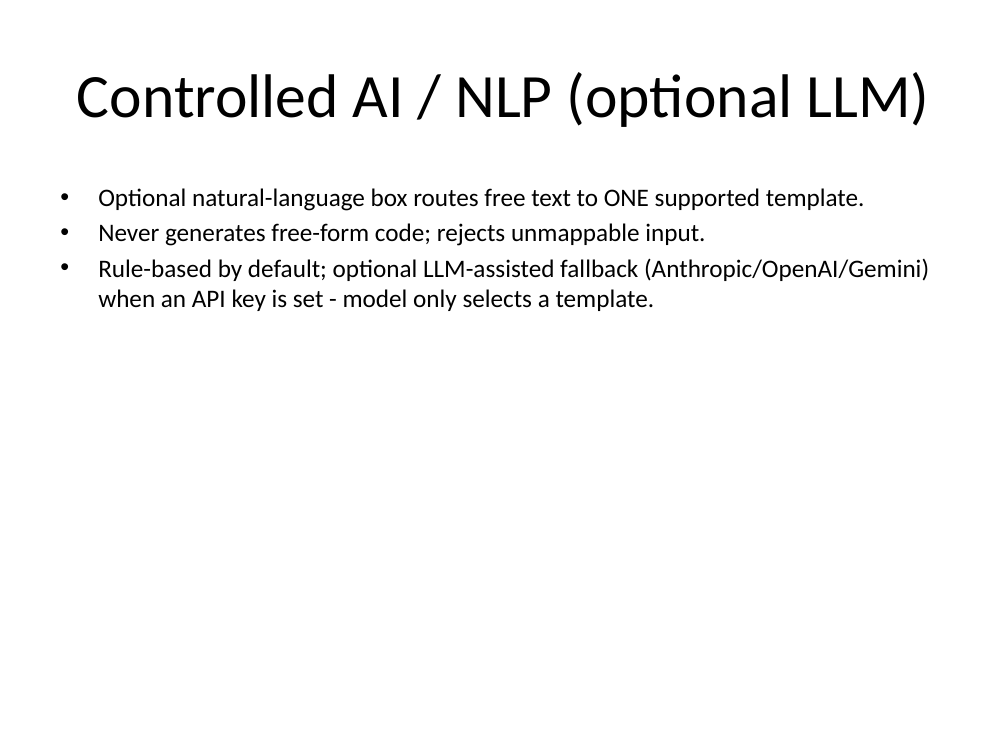
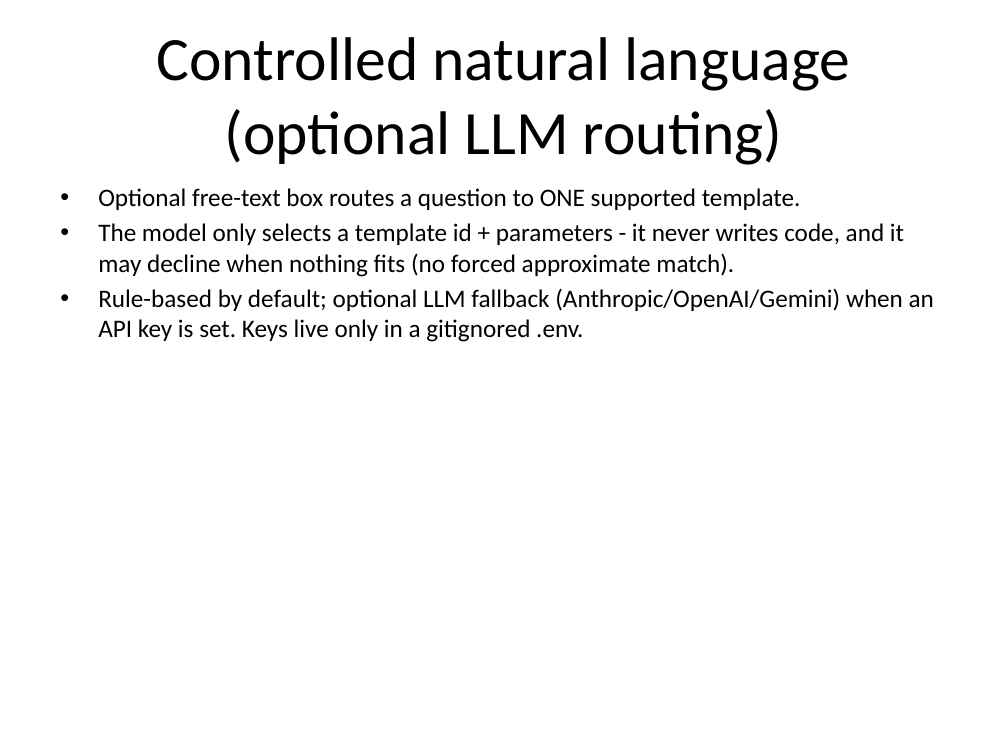
Before and after one commit to alonengel/seminar-project, a slide deck: slide 8 of docs/Clinical_Lab_Analysis_System.pptx (slide 7 before the commit). Drawn at 1008x756 pixels with LibreOffice and Linux fonts; fonts in the diff are those of the drawing. Boxes give left, top, right and bottom in pixels: in the first picture for what was removed or moved away, otherwise in the second. Text is boxed around its words. In the diff, an @@ line names an element or a change of style, - is before the commit and + after.

Commit message:
Refresh presentation deck: 12 questions, LLM/code-gen, Part-1 data slide.
Regenerate the .pptx from SLIDES.md (now 14 slides), add a reproducible docs/build_pptx.py builder, and align with the Part 1 dataset document.

```diff
--- a/docs/Clinical_Lab_Analysis_System.pptx
+++ b/docs/Clinical_Lab_Analysis_System.pptx
@@ title at bbox=[157, 37, 850, 165]: text changed @@
-Controlled AI / NLP (optional LLM)
+Controlled natural language (optional LLM routing)
@@ text at bbox=[98, 188, 934, 342]: text changed @@
-• Optional natural-language box routes free text to ONE supported template.
-• Never generates free-form code; rejects unmappable input.
-• Rule-based by default; optional LLM-assisted fallback (Anthropic/OpenAI/Gemini) when an API key is set - model only selects a template.
+• Optional free-text box routes a question to ONE supported template.
+• The model only selects a template id + parameters - it never writes code, and it may decline when nothing fits (no forced approximate match).
+• Rule-based by default; optional LLM fallback (Anthropic/OpenAI/Gemini) when an API key is set. Keys live only in a gitignored .env.
```
Also in this commit, not shown: 10 other slides changed, 2 slides added, 4 other files.
